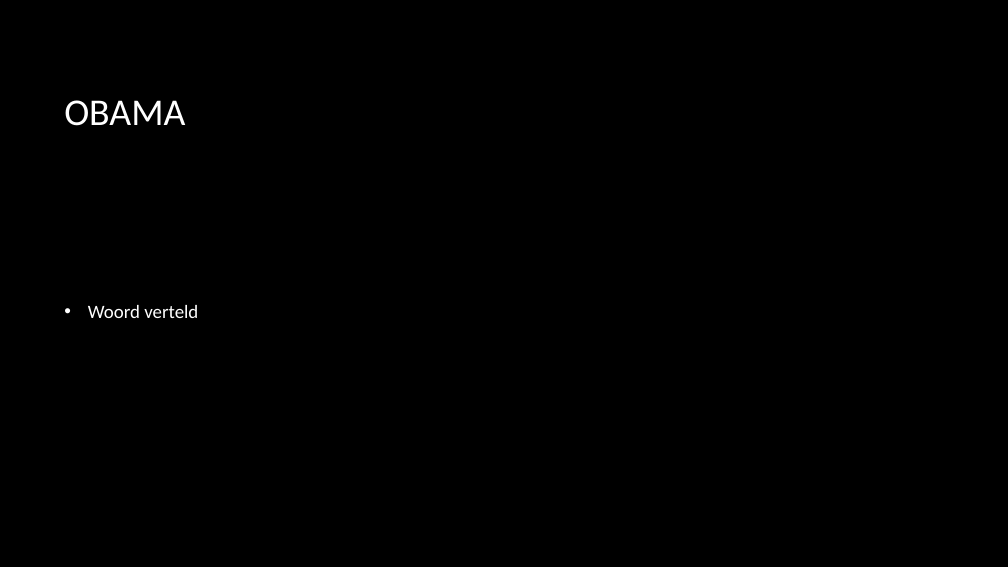
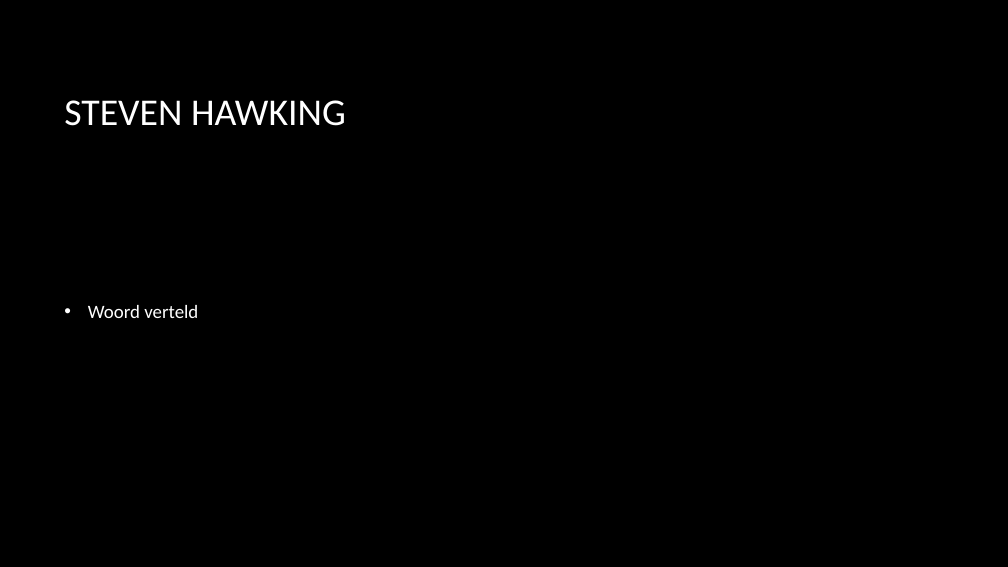
Before and after one commit to Hunter-Salvius/Hunter-Salvius.github.io, a slide deck: slide 7 of wbs/Martin luther king en gandie en obama.pptx. Drawn at 1008x567 pixels with LibreOffice and Linux fonts; fonts in the diff are those of the drawing; background and template pictures are left out. Boxes give left, top, right and bottom in pixels: in the first picture for what was removed or moved away, otherwise in the second. Text is boxed around its words. In the diff, an @@ line names an element or a change of style, - is before the commit and + after.

```diff
--- a/wbs/Martin luther king en gandie en obama.pptx
+++ b/wbs/Martin luther king en gandie en obama.pptx
@@ title at bbox=[64, 100, 346, 126]: text changed @@
-OBAMA
+STEVEN HAWKING
```
Also in this commit, not shown: 6 other slides changed, 6 other files.
